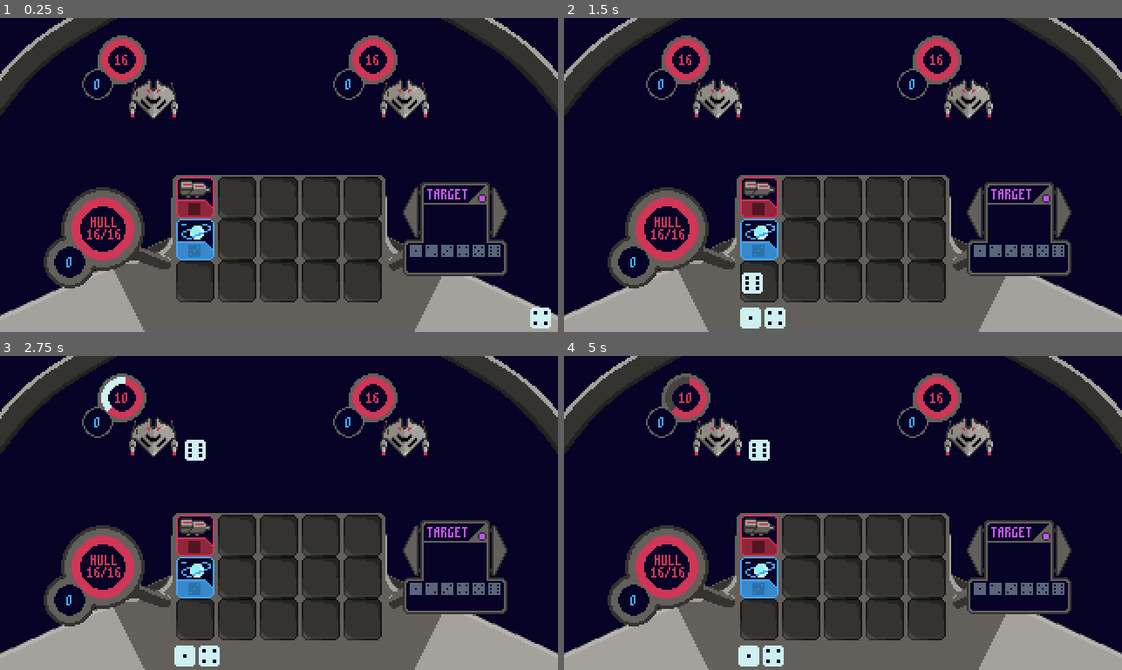
Above: before the commit, frames 1-4 (two rows, left to right).
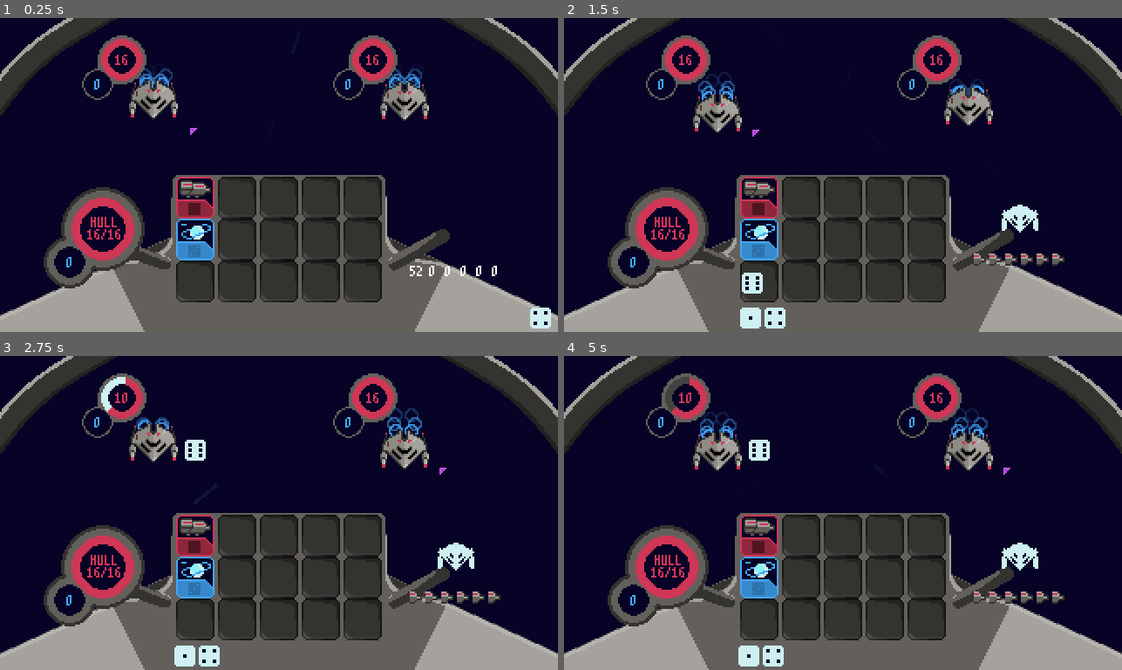
Above: after the commit, the same moments.

Repository: Andrew-D-Gibson/DieFighter
Game: Godot game, scene res://Source/Scenes/main.tscn
Two runs of this game, one before a commit and one after it. Both use one fixed random seed, a clock stepped at 60 frames per second and the inputs below.
Inputs (mouse positions are in pixels of both pictures, inside the frame that each line leads up to):
- Up to frame 1 (0.25 s): no input
- Up to frame 2 (1.5 s): drag from (748, 319) to (893, 319) at 0.52 s; drag from (748, 319) to (759, 196) at 1.27 s
- Up to frame 3 (2.75 s): move the mouse to (184, 657) at 2.02 s; hold Right (target_right, bound only after the commit) from 2.03 s (still down); click (184, 657) at 2.17 s
- Up to frame 4 (5 s): release Right (target_right, bound only after the commit) at 2.75 s; drag from (759, 534) to (759, 450) at 2.77 s; drag from (759, 534) to (748, 657) at 3.52 s; drag from (759, 578) to (748, 657) at 4.27 s

The runs differ from the first frame. In frame 1, 3.3% of the frame differs, in the area x 24-91%, y 16-83%; in frame 2, 5.0%; in frame 3, 4.9%; in frame 4, 5.3%, in the area x 23-91%, y 16-83%.

Commit message:
Added enemy intents and functionality to the targeting computer.  Going to add clickable enemy intents next.

Diff:
--- /dev/null
+++ b/Assets/Particles/engine_particles.tscn
@@ -0,0 +1,19 @@
+[gd_scene load_steps=3 format=3 uid="uid://ml2nvb5is54d"]
+
+[ext_resource type="Texture2D" uid="uid://x57e8fu4w4u1" path="res://Assets/Textures/Enemies/ParticleTextures/engine_ring.png" id="1_80yol"]
+
+[sub_resource type="Gradient" id="Gradient_g5akg"]
+offsets = PackedFloat32Array(0, 0.619335)
+colors = PackedColorArray(1, 1, 1, 1, 1, 1, 1, 0)
+
+[node name="EngineParticles" type="CPUParticles2D"]
+z_index = -10
+amount = 6
+texture = ExtResource("1_80yol")
+preprocess = 3.0
+direction = Vector2(0, -1)
+spread = 30.0
+gravity = Vector2(0, -20)
+initial_velocity_min = 10.0
+initial_velocity_max = 10.0
+color_ramp = SubResource("Gradient_g5akg")
--- /dev/null
+++ b/Assets/Particles/space_particles.tscn
@@ -0,0 +1,30 @@
+[gd_scene load_steps=4 format=3 uid="uid://brc5ax0i3wo0x"]
+
+[ext_resource type="Texture2D" uid="uid://dxt4n66ly4acv" path="res://Assets/Particles/dust_particle.png" id="1_7cv2c"]
+
+[sub_resource type="Gradient" id="Gradient_dg77c"]
+offsets = PackedFloat32Array(0, 0.490196, 1)
+colors = PackedColorArray(1, 1, 1, 0.227451, 0.8075, 0.94525, 0.95, 0.6, 0.8075, 0.94525, 0.95, 0)
+
+[sub_resource type="Gradient" id="Gradient_w48qg"]
+colors = PackedColorArray(0.8075, 0.94525, 0.95, 0, 0.8075, 0.94525, 0.95, 0.333333)
+
+[node name="SpaceParticles" type="CPUParticles2D"]
+z_index = -100
+amount = 24
+texture = ExtResource("1_7cv2c")
+lifetime = 6.0
+preprocess = 10.0
+speed_scale = 4.16
+particle_flag_align_y = true
+direction = Vector2(0, -1)
+spread = 180.0
+gravity = Vector2(0, 0)
+initial_velocity_min = 32.0
+initial_velocity_max = 64.0
+linear_accel_min = 60.56
+linear_accel_max = 100.0
+scale_amount_max = 2.0
+color = Color(0.807843, 0.941176, 0.945098, 1)
+color_ramp = SubResource("Gradient_dg77c")
+color_initial_ramp = SubResource("Gradient_w48qg")
--- a/Source/Components/Draggable/draggable.gd
+++ b/Source/Components/Draggable/draggable.gd
@@ -37,7 +37,7 @@
 			dragging_an_object = false
 
 			# Move the parent's render index back to its original
-			get_parent().z_index -= 1
+			get_parent().z_index -= 3
 
 			drag_ended.emit(self, get_global_mouse_position())
 		return
@@ -53,6 +53,6 @@
 		dragging_an_object = true
 
 		# Move the parent's render index to be above where it usually sits
-		get_parent().z_index += 1
+		get_parent().z_index += 3
 
 		drag_started.emit()
--- a/Source/Entities/Dice/dice.gd
+++ b/Source/Entities/Dice/dice.gd
@@ -20,9 +20,6 @@
 
 	draggable.drag_ended.connect(_check_for_tile_activation)
 
-	print('Dice ready')
-	print(draggable.state)
-
 
 func _check_for_tile_activation(_draggable: Draggable, end_position: Vector2) -> void:
 	var tile = _get_overlapping_tile(end_position)
--- a/Source/Entities/Dice/dice.tscn
+++ b/Source/Entities/Dice/dice.tscn
@@ -14,6 +14,7 @@
 size = Vector2(18, 18)
 
 [node name="Dice" type="Node2D" node_paths=PackedStringArray("draggable")]
+z_index = 1
 script = ExtResource("1_ipsek")
 draggable = NodePath("Draggable")
 value_textures = Array[Texture2D]([ExtResource("3_4gkos"), ExtResource("3_md6qd"), ExtResource("4_msjmr"), ExtResource("5_ntp1c"), ExtResource("6_svydr"), ExtResource("7_xrny6"), ExtResource("8_xkydj")])
--- a/Source/Entities/Enemies/EnemyActionResources/attack_player.tres
+++ b/Source/Entities/Enemies/EnemyActionResources/attack_player.tres
@@ -10,10 +10,11 @@
 [resource]
 script = ExtResource("1_86x0f")
 intent_indicator = ExtResource("3_ca2d5")
+intent_amount = ""
 effect_chain = Dictionary[PackedScene, int]({
 ExtResource("1_y1f7p"): 0,
 ExtResource("2_p1c30"): 0,
 ExtResource("2_ca2d5"): 0,
 ExtResource("4_k68wh"): 0
 })
-metadata/_custom_type_script = ExtResource("1_86x0f")
+metadata/_custom_type_script = "uid://bb27rg8tmmvk0"
--- a/Source/Entities/Enemies/EnemyActionResources/defend_self.tres
+++ b/Source/Entities/Enemies/EnemyActionResources/defend_self.tres
@@ -12,4 +12,4 @@
 ExtResource("1_fmd3i"): 0,
 ExtResource("2_su07i"): 3
 })
-metadata/_custom_type_script = ExtResource("1_12xyc")
+metadata/_custom_type_script = "uid://bb27rg8tmmvk0"
--- a/Source/Entities/Enemies/EnemyActionResources/enemy_action_resource.gd
+++ b/Source/Entities/Enemies/EnemyActionResources/enemy_action_resource.gd
@@ -2,4 +2,5 @@
 extends Resource
 
 @export var intent_indicator: Texture2D
+@export var intent_amount: String
 @export var effect_chain: Dictionary[PackedScene, int]
--- a/Source/Entities/Enemies/EnemyShipGraphicScenes/attacker_ship_graphics.tscn
+++ b/Source/Entities/Enemies/EnemyShipGraphicScenes/attacker_ship_graphics.tscn
@@ -1,9 +1,16 @@
-[gd_scene load_steps=2 format=3 uid="uid://bljmx610i58dj"]
+[gd_scene load_steps=3 format=3 uid="uid://bljmx610i58dj"]
 
 [ext_resource type="Texture2D" uid="uid://dc5yfy1l3h5ls" path="res://Assets/Textures/Enemies/Attacker/attacker.png" id="1_h6mwl"]
+[ext_resource type="PackedScene" uid="uid://ml2nvb5is54d" path="res://Assets/Particles/engine_particles.tscn" id="2_hx235"]
 
 [node name="AttackerShipGraphics" type="Node2D"]
 
 [node name="Sprite2D" type="Sprite2D" parent="."]
 position = Vector2(0, 4)
 texture = ExtResource("1_h6mwl")
+
+[node name="EngineParticles" parent="." instance=ExtResource("2_hx235")]
+position = Vector2(-5, -7)
+
+[node name="EngineParticles2" parent="." instance=ExtResource("2_hx235")]
+position = Vector2(5, -7)
--- a/Source/Entities/Enemies/enemy.gd
+++ b/Source/Entities/Enemies/enemy.gd
@@ -10,14 +10,28 @@
 var ship_graphics: Node2D
 var turn_actions: Array[EnemyActionResource]
 
+signal enemy_died()
+
 
 func _ready() -> void:
 	assert(enemy_resource)
 	_update_resource()
 
-	health.death.connect(queue_free)
+	health.death.connect(_on_death)
 	dice_queue.die_added.connect(_update_dice_queue_locations)
 	dice_queue.die_removed.connect(_update_dice_queue_locations)
+
+	# Set the sprite to bob
+	var tween_time = randf_range(2, 4)
+	var tween = get_tree().create_tween()
+	tween.tween_property(ship_graphics, 'global_position', ship_graphics.global_position + Vector2(0, 8), tween_time/2.0).set_trans(Tween.TRANS_SINE).set_ease(Tween.EASE_IN_OUT)
+	tween.tween_property(ship_graphics, 'global_position', ship_graphics.global_position, tween_time/2.0).set_trans(Tween.TRANS_SINE).set_ease(Tween.EASE_IN_OUT)
+	tween.set_loops()
+
+
+func _on_death() -> void:
+	enemy_died.emit()
+	queue_free()
 
 
 func _update_resource() -> void:
--- a/Source/Scenes/main.tscn
+++ b/Source/Scenes/main.tscn
@@ -1,8 +1,9 @@
-[gd_scene load_steps=11 format=3 uid="uid://deisauteocrjl"]
+[gd_scene load_steps=12 format=3 uid="uid://deisauteocrjl"]
 
 [ext_resource type="PackedScene" uid="uid://87ld1okihf31" path="res://Source/UI/DevConsole/dev_console.tscn" id="2_5god3"]
 [ext_resource type="PackedScene" uid="uid://cuyjuwunjxclv" path="res://Source/UI/InfoShower/info_shower.tscn" id="3_5god3"]
 [ext_resource type="Texture2D" uid="uid://bgvyunxv5cnya" path="res://Assets/Textures/Player/Cockpit/walls.png" id="3_vgvo4"]
+[ext_resource type="PackedScene" uid="uid://brc5ax0i3wo0x" path="res://Assets/Particles/space_particles.tscn" id="3_w56kp"]
 [ext_resource type="PackedScene" uid="uid://b8ppehbls7stu" path="res://Source/Entities/Dice/dice.tscn" id="3_xmabb"]
 [ext_resource type="PackedScene" uid="uid://cf2seb35hnl52" path="res://Source/Systems/Player/player.tscn" id="4_16ycl"]
 [ext_resource type="PackedScene" uid="uid://2orsjyat3nl" path="res://Source/Systems/EnemyManager/enemy_manager.tscn" id="5_vgvo4"]
@@ -21,25 +22,32 @@
 [node name="DevConsole" parent="UI" instance=ExtResource("2_5god3")]
 visible = false
 
-[node name="Cockpit Walls" type="Sprite2D" parent="."]
+[node name="Graphics" type="Node2D" parent="."]
+
+[node name="SpaceParticles" parent="Graphics" instance=ExtResource("3_w56kp")]
+position = Vector2(160, 46)
+
+[node name="Cockpit Walls" type="Sprite2D" parent="Graphics"]
 z_index = -10
 position = Vector2(160, 90)
 texture = ExtResource("3_vgvo4")
 
-[node name="SetupManager" parent="." node_paths=PackedStringArray("player", "enemy_manager") instance=ExtResource("7_5dqmj")]
+[node name="Systems" type="Node2D" parent="."]
+
+[node name="SetupManager" parent="Systems" node_paths=PackedStringArray("player", "enemy_manager") instance=ExtResource("7_5dqmj")]
 game_state = ExtResource("8_w56kp")
 player = NodePath("../Player")
 enemy_manager = NodePath("../EnemyManager")
 dice_scene = ExtResource("3_xmabb")
 
-[node name="Player" parent="." instance=ExtResource("4_16ycl")]
-position = Vector2(100, 91)
-
-[node name="EnemyManager" parent="." instance=ExtResource("5_vgvo4")]
+[node name="EnemyManager" parent="Systems" instance=ExtResource("5_vgvo4")]
 position = Vector2(160, 46)
 enemy_base_scene = ExtResource("6_ictcg")
 enemy_spacing = 432
 
-[node name="MusicPlayer" type="AudioStreamPlayer" parent="."]
+[node name="Player" parent="Systems" instance=ExtResource("4_16ycl")]
+position = Vector2(100, 91)
+
+[node name="MusicPlayer" type="AudioStreamPlayer" parent="Systems"]
 stream = ExtResource("10_ictcg")
 autoplay = true
--- a/Source/Systems/EnemyManager/enemy_manager.gd
+++ b/Source/Systems/EnemyManager/enemy_manager.gd
@@ -11,8 +11,6 @@
 
 func _ready() -> void:
 	Globals.enemy_manager = self
-
-	Globals.player.player_turn_over.connect(_run_enemy_turn)
 
 
 func spawn_enemies(enemy_resources: Array[EnemyResource]) -> void:
@@ -35,6 +33,11 @@
 	enemies = []
 
 
+func get_alive_enemies() -> Array[Enemy]:
+	_remove_dead_enemies()
+	return enemies
+
+
 func _remove_dead_enemies() -> void:
 	for i in range(len(enemies)-1, -1, -1):
 		if not enemies[i] or enemies[i].health.health == 0:
--- /dev/null
+++ b/Source/Systems/Player/TargetingComputer/targeting_computer.gd
@@ -0,0 +1,114 @@
+class_name TargetingComputer
+extends Node2D
+
+@export var targeting_indicator_offset: Vector2 = Vector2(20, 18)
+var targeted_enemy_index: int
+var targeted_enemy: Enemy
+
+func _ready() -> void:
+	targeted_enemy_index = 0
+	check_target_is_valid()
+
+
+func _unhandled_input(event: InputEvent) -> void:
+	if event.is_action_pressed('target_left'):
+		targeted_enemy_index -= 1
+		check_target_is_valid()
+
+
+	if event.is_action_pressed('target_right'):
+		targeted_enemy_index += 1
+		check_target_is_valid()
+
+
+func _on_left_button_input_event(viewport: Node, event: InputEvent, shape_idx: int) -> void:
+	# Check for the left mouse pressed event
+	if event is InputEventMouseButton and event.pressed and event.button_index == 1:
+		targeted_enemy_index -= 1
+		check_target_is_valid()
+
+
+func _on_right_button_input_event(viewport: Node, event: InputEvent, shape_idx: int) -> void:
+	# Check for the left mouse pressed event
+	if event is InputEventMouseButton and event.pressed and event.button_index == 1:
+		targeted_enemy_index += 1
+		check_target_is_valid()
+
+
+func check_target_is_valid() -> void:
+	if not Globals.enemy_manager:
+		_update_ui()
+		return
+
+	var enemies = Globals.enemy_manager.get_alive_enemies()
+
+	# Check that there even are enemies to target
+	if len(enemies) == 0:
+		targeted_enemy = null
+		targeted_enemy_index = -1
+
+	# Check if we need to wrap around to the last enemy
+	elif targeted_enemy_index <= -1:
+		targeted_enemy_index = len(enemies) - 1
+		targeted_enemy = enemies[targeted_enemy_index]
+
+	# Check if we need to wrap around to the first enemy
+	elif targeted_enemy_index >= len(enemies):
+		targeted_enemy_index = 0
+		targeted_enemy = enemies[targeted_enemy_index]
+
+	# Given that there are enemies and we're within a valid range, target is valid
+	else:
+		targeted_enemy = enemies[targeted_enemy_index]
+
+	_update_ui()
+
+
+func _update_ui() -> void:
+	if !targeted_enemy:
+		$TargetingIndicator.visible = false
+		$TargetImage.texture = null
+		$Screen.play('static')
+
+	else:
+		_move_indicator()
+
+		$Screen.z_index += 1
+		$Screen.play('static')
+		await $Screen.animation_looped
+		$Screen.z_index -= 1
+		$Screen.play('default')
+
+		_set_target_image_and_intents()
+
+
+func _set_target_image_and_intents() -> void:
+	if targeted_enemy.enemy_resource.targeting_computer_image:
+			$TargetImage.texture = targeted_enemy.enemy_resource.targeting_computer_image
+
+	if targeted_enemy.turn_actions:
+		for i in range(6):
+			$Intents.get_child(i).texture = targeted_enemy.turn_actions[i].intent_indicator
+			$Intents.get_child(i).get_child(0).text = targeted_enemy.turn_actions[i].intent_amount
+	else:
+		for i in range(6):
+			$Intents.get_child(i).texture = null
+			$Intents.get_child(i).get_child(0).text = ''
+
+
+func _move_indicator() -> void:
+	$TargetingIndicator.visible = true
+
+	var tween_time = 0.3
+	var tween = get_tree().create_tween()
+	tween.tween_property($TargetingIndicator, 'global_position', targeted_enemy.global_position + targeting_indicator_offset, tween_time).set_trans(Tween.TRANS_CUBIC).set_ease(Tween.EASE_IN_OUT)
+
+	tween.tween_callback(_indicator_bob)
+
+
+func _indicator_bob() -> void:
+	var bob_time = 1.5
+	var bob_tween = get_tree().create_tween()
+	bob_tween.tween_property($TargetingIndicator, 'global_position', targeted_enemy.global_position + targeting_indicator_offset + Vector2(4, 4), bob_time/2.0).from(targeted_enemy.global_position + targeting_indicator_offset).set_trans(Tween.TRANS_SINE).set_ease(Tween.EASE_IN_OUT)
+	bob_tween.tween_property($TargetingIndicator, 'global_position', targeted_enemy.global_position + targeting_indicator_offset, bob_time/2.0).set_trans(Tween.TRANS_SINE).set_ease(Tween.EASE_IN_OUT)
+	bob_tween.set_loops()
--- /dev/null
+++ b/Source/Systems/Player/TargetingComputer/targeting_computer.tscn
@@ -0,0 +1,179 @@
+[gd_scene load_steps=11 format=3 uid="uid://cpqd13acuxpx"]
+
+[ext_resource type="Script" uid="uid://bkn6faehi2i4w" path="res://Source/Systems/Player/TargetingComputer/targeting_computer.gd" id="1_8ig5e"]
+[ext_resource type="Texture2D" uid="uid://bpffsct1c4xuy" path="res://Assets/Textures/Player/TargetingComputer/targeting_computer-Sheet.png" id="2_ewmvk"]
+[ext_resource type="Texture2D" uid="uid://c63xwfnkq3vun" path="res://Assets/Textures/Player/TargetingComputer/targeting_indicator.png" id="3_ewmvk"]
+[ext_resource type="Script" uid="uid://hts4ayfgd5jk" path="res://Source/Components/Clickable/clickable.gd" id="4_exnvl"]
+
+[sub_resource type="AtlasTexture" id="AtlasTexture_ewmvk"]
+atlas = ExtResource("2_ewmvk")
+region = Rect2(180, 0, 60, 60)
+
+[sub_resource type="AtlasTexture" id="AtlasTexture_exnvl"]
+atlas = ExtResource("2_ewmvk")
+region = Rect2(0, 0, 60, 60)
+
+[sub_resource type="AtlasTexture" id="AtlasTexture_1tf01"]
+atlas = ExtResource("2_ewmvk")
+region = Rect2(60, 0, 60, 60)
+
+[sub_resource type="AtlasTexture" id="AtlasTexture_s8swp"]
+atlas = ExtResource("2_ewmvk")
+region = Rect2(120, 0, 60, 60)
+
+[sub_resource type="SpriteFrames" id="SpriteFrames_1tf01"]
+animations = [{
+"frames": [{
+"duration": 1.0,
+"texture": SubResource("AtlasTexture_ewmvk")
+}],
+"loop": false,
+"name": &"default",
+"speed": 5.0
+}, {
+"frames": [{
+"duration": 1.0,
+"texture": SubResource("AtlasTexture_exnvl")
+}, {
+"duration": 1.0,
+"texture": SubResource("AtlasTexture_1tf01")
+}, {
+"duration": 1.0,
+"texture": SubResource("AtlasTexture_s8swp")
+}, {
+"duration": 1.0,
+"texture": SubResource("AtlasTexture_exnvl")
+}, {
+"duration": 1.0,
+"texture": SubResource("AtlasTexture_1tf01")
+}, {
+"duration": 1.0,
+"texture": SubResource("AtlasTexture_s8swp")
+}],
+"loop": true,
+"name": &"static",
+"speed": 12.0
+}]
+
+[sub_resource type="RectangleShape2D" id="RectangleShape2D_46m13"]
+size = Vector2(8, 18)
+
+[node name="TargetingComputer" type="Node2D"]
+script = ExtResource("1_8ig5e")
+
+[node name="Screen" type="AnimatedSprite2D" parent="."]
+visible = false
+sprite_frames = SubResource("SpriteFrames_1tf01")
+animation = &"static"
+
+[node name="TargetText" type="RichTextLabel" parent="Screen"]
+z_index = 1
+offset_left = -16.0
+offset_top = -32.0
+offset_right = 24.0
+offset_bottom = 8.0
+theme_override_colors/default_color = Color(0.772549, 0.321569, 0.945098, 1)
+text = "TARGET"
+
+[node name="TargetImage" type="Sprite2D" parent="."]
+position = Vector2(0, -4)
+
+[node name="TargetingIndicator" type="Sprite2D" parent="."]
+visible = false
+position = Vector2(16, -22)
+texture = ExtResource("3_ewmvk")
+
+[node name="LeftButton" type="Area2D" parent="."]
+position = Vector2(-24, -13)
+
+[node name="CollisionPolygon2D" type="CollisionPolygon2D" parent="LeftButton"]
+position = Vector2(-4, 1)
+scale = Vector2(0.6, 1.4)
+polygon = PackedVector2Array(11.6667, -12.1429, -5, 0, 11.6667, 10.7143)
+
+[node name="RightButton" type="Area2D" parent="."]
+position = Vector2(24, -13)
+
+[node name="CollisionPolygon2D" type="CollisionPolygon2D" parent="RightButton"]
+position = Vector2(-4, 1)
+scale = Vector2(0.6, 1.4)
+polygon = PackedVector2Array(1.66667, -12.1429, 18.3333, 0, 1.66667, 10.7143)
+
+[node name="Intents" type="Node2D" parent="."]
+
+[node name="1" type="Sprite2D" parent="Intents"]
+position = Vector2(-23, 17)
+
+[node name="AmountLabel" type="RichTextLabel" parent="Intents/1"]
+offset_left = -3.0
+offset_top = -1.0
+offset_right = 5.0
+offset_bottom = 12.0
+text = "52"
+horizontal_alignment = 1
+
+[node name="Clickable" type="Area2D" parent="Intents/1"]
+script = ExtResource("4_exnvl")
+metadata/_custom_type_script = "uid://hts4ayfgd5jk"
+
+[node name="CollisionShape2D" type="CollisionShape2D" parent="Intents/1/Clickable"]
+position = Vector2(0, 1)
+shape = SubResource("RectangleShape2D_46m13")
+
+[node name="2" type="Sprite2D" parent="Intents"]
+position = Vector2(-14, 17)
+
+[node name="AmountLabel" type="RichTextLabel" parent="Intents/2"]
+offset_left = -3.0
+offset_top = -1.0
+offset_right = 5.0
+offset_bottom = 12.0
+text = "0"
+horizontal_alignment = 1
+
+[node name="3" type="Sprite2D" parent="Intents"]
+position = Vector2(-5, 17)
+
+[node name="AmountLabel" type="RichTextLabel" parent="Intents/3"]
+offset_left = -3.0
+offset_top = -1.0
+offset_right = 5.0
+offset_bottom = 12.0
+text = "0"
+horizontal_alignment = 1
+
+[node name="4" type="Sprite2D" parent="Intents"]
+position = Vector2(4, 17)
+
+[node name="AmountLabel" type="RichTextLabel" parent="Intents/4"]
+offset_left = -3.0
+offset_top = -1.0
+offset_right = 5.0
+offset_bottom = 12.0
+text = "0"
+horizontal_alignment = 1
+
+[node name="5" type="Sprite2D" parent="Intents"]
+position = Vector2(13, 17)
+
+[node name="AmountLabel" type="RichTextLabel" parent="Intents/5"]
+offset_left = -3.0
+offset_top = -1.0
+offset_right = 5.0
+offset_bottom = 12.0
+text = "0"
+horizontal_alignment = 1
+
+[node name="6" type="Sprite2D" parent="Intents"]
+position = Vector2(22, 17)
+
+[node name="AmountLabel" type="RichTextLabel" parent="Intents/6"]
+offset_left = -3.0
+offset_top = -1.0
+offset_right = 5.0
+offset_bottom = 12.0
+text = "0"
+horizontal_alignment = 1
+
+[connection signal="input_event" from="LeftButton" to="." method="_on_left_button_input_event"]
+[connection signal="input_event" from="RightButton" to="." method="_on_right_button_input_event"]
--- a/Source/Systems/Player/player.tscn
+++ b/Source/Systems/Player/player.tscn
@@ -6,7 +6,7 @@
 [ext_resource type="Texture2D" uid="uid://c3kgofs4sp451" path="res://Assets/Textures/Player/DiceQueue/DiceQueueBackground.png" id="4_83hls"]
 [ext_resource type="PackedScene" uid="uid://0nffy7i5aty4" path="res://Source/Components/Health/health.tscn" id="4_da5gb"]
 [ext_resource type="PackedScene" uid="uid://skeakddxfvao" path="res://Source/Systems/Player/PlayerHealthBar/player_health_bar.tscn" id="5_83hls"]
-[ext_resource type="Texture2D" uid="uid://dn06kov6nfnf7" path="res://Assets/Textures/Player/TargetingComputer/targeting_computer.png" id="7_vokxg"]
+[ext_resource type="PackedScene" uid="uid://cpqd13acuxpx" path="res://Source/Systems/Player/TargetingComputer/targeting_computer.tscn" id="7_vokxg"]
 
 [node name="Player" type="Node2D" node_paths=PackedStringArray("tile_grid", "dice_queue", "health")]
 script = ExtResource("1_86t7d")
@@ -20,6 +20,7 @@
 position = Vector2(6, 81)
 
 [node name="Sprite2D" type="Sprite2D" parent="DiceQueue"]
+z_index = -1
 position = Vector2(54, 0)
 texture = ExtResource("4_83hls")
 
@@ -31,16 +32,5 @@
 position = Vector2(-46, 35)
 health_component = NodePath("../Health")
 
-[node name="TargetingComputer" type="Node2D" parent="."]
+[node name="TargetingComputer" parent="." instance=ExtResource("7_vokxg")]
 position = Vector2(161, 30)
-
-[node name="Sprite2D" type="Sprite2D" parent="TargetingComputer"]
-texture = ExtResource("7_vokxg")
-
-[node name="RichTextLabel" type="RichTextLabel" parent="TargetingComputer"]
-offset_left = -16.0
-offset_top = -28.0
-offset_right = 24.0
-offset_bottom = 12.0
-theme_override_colors/default_color = Color(0.772549, 0.321569, 0.945098, 1)
-text = "TARGET"
--- a/Source/Systems/SetupManager/setup_manager.gd
+++ b/Source/Systems/SetupManager/setup_manager.gd
@@ -1,4 +1,4 @@
-extends Node
+extends Node2D
 
 @export_category('Behavior')
 @export var game_state: GameStateResource
--- a/Source/Systems/SetupManager/setup_manager.tscn
+++ b/Source/Systems/SetupManager/setup_manager.tscn
@@ -2,5 +2,5 @@
 
 [ext_resource type="Script" uid="uid://gn846k55v8mt" path="res://Source/Systems/SetupManager/setup_manager.gd" id="1_x4lk3"]
 
-[node name="SetupManager" type="Node"]
+[node name="SetupManager" type="Node2D"]
 script = ExtResource("1_x4lk3")
--- a/project.godot
+++ b/project.godot
@@ -51,6 +51,16 @@
 "events": [Object(InputEventKey,"resource_local_to_scene":false,"resource_name":"","device":-1,"window_id":0,"alt_press …(191 unchanged characters)…
 ]
 }
+target_left={
+"deadzone": 0.2,
+"events": [Object(InputEventKey,"resource_local_to_scene":false,"resource_name":"","device":-1,"window_id":0,"alt_pressed":false,"shift_pressed":false,"ctrl_pressed":false,"meta_pressed":false,"pressed":false,"keycode":0,"physical_keycode":4194319,"key_label":0,"unicode":0,"location":0,"echo":false,"script":null)
+]
+}
+target_right={
+"deadzone": 0.2,
+"events": [Object(InputEventKey,"resource_local_to_scene":false,"resource_name":"","device":-1,"window_id":0,"alt_pressed":false,"shift_pressed":false,"ctrl_pressed":false,"meta_pressed":false,"pressed":false,"keycode":0,"physical_keycode":4194321,"key_label":0,"unicode":0,"location":0,"echo":false,"script":null)
+]
+}
 
 [rendering]
 
Binary file added: Assets/Particles/dust_particle.png
Not shown, added: Assets/Particles/dust_particle.png.import
Binary file changed: Assets/Textures/Enemies/Attacker/attacker.png
Binary file changed: Assets/Textures/Enemies/IntentIndicator/attack.png
Binary file added: Assets/Textures/Enemies/ParticleTextures/engine_ring.png
Not shown, added: Assets/Textures/Enemies/ParticleTextures/engine_ring.png.import
Binary file added: Assets/Textures/Enemies/ParticleTextures/engine_ring_large.png
Not shown, added: Assets/Textures/Enemies/ParticleTextures/engine_ring_large.png.import
Binary file removed: Assets/Textures/Player/TargetingComputer/intent_indicator.png
Binary file added: Assets/Textures/Player/TargetingComputer/targeting_computer-Sheet.png
Not shown, added: Assets/Textures/Player/TargetingComputer/targeting_computer-Sheet.png.import
Binary file changed: Assets/Textures/Player/TargetingComputer/targeting_computer.aseprite
(and 3 more such lines)
